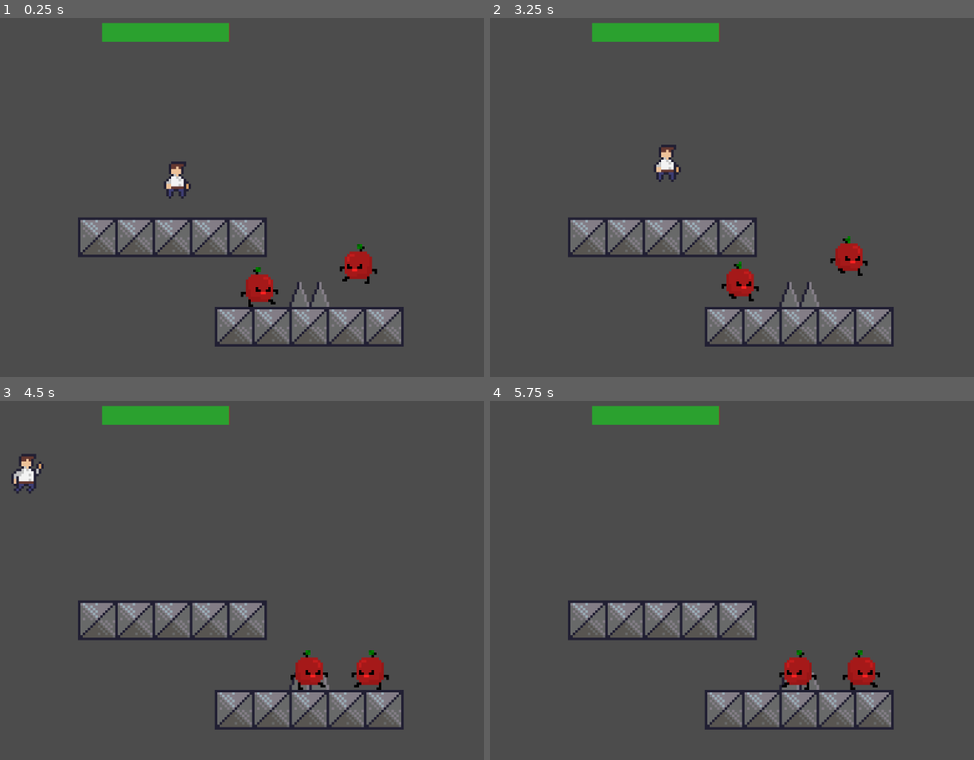
Above: before the commit, frames 1-4 (two rows, left to right).
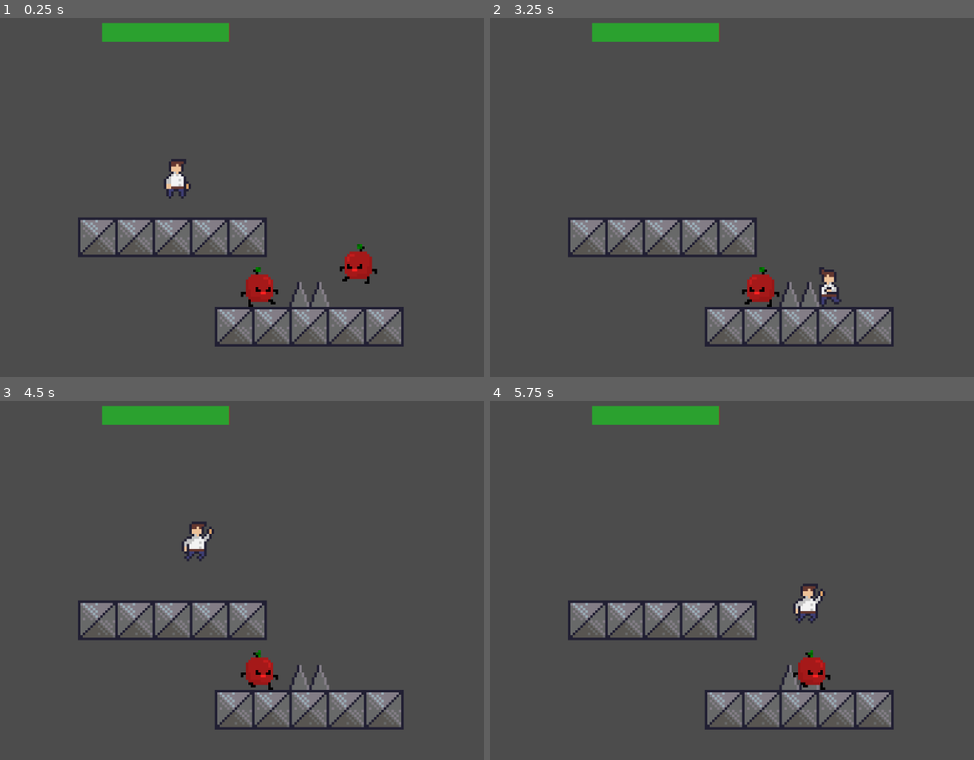
Above: after the commit, the same moments.

Repository: MichaelRRyan/godot-platformer-tutorial
Game: Godot game, scene res://Scenes/Gameplay.tscn
The game is run twice, just before and just after one commit, with the same random seed, the same clock (stepped at 60 frames per second) and the same inputs.
Inputs:
- Up to frame 1 (0.25 s): no input
- Up to frame 2 (3.25 s): hold Right (move_right) 0.53-2.03 s; tap Space (jump) at 0.6, 0.77, 1.07, 1.35, 1.52, 1.82, 2.1, 2.85, 3.02 s; hold Left (move_left) from 2.03 s (still down)
- Up to frame 3 (4.5 s): tap Space (jump) at 3.32, 3.6, 3.77, 4.07, 4.35 s; release Left (move_left) at 4.28 s; hold Right (move_right) from 4.28 s (still down)
- Up to frame 4 (5.75 s): keep holding Right (move_right); tap Space (jump) at 4.52, 4.82, 5.1 s

The runs differ from the first frame. In frame 1, 0.1% of the frame differs, in the area x 33-39%, y 39-46%; in frame 2, 2.0%; in frame 3, 2.3%, in the area x 2-81%, y 14-81%; in frame 4, 1.5%.

Commit message:
Added health and knockback

Diff:
--- a/Scenes/Gameplay.tscn
+++ b/Scenes/Gameplay.tscn
@@ -1,10 +1,11 @@
-[gd_scene load_steps=8 format=2]
+[gd_scene load_steps=9 format=2]
 
 [ext_resource path="res://Scenes/Player.tscn" type="PackedScene" id=1]
 [ext_resource path="res://Scenes/Platform.tscn" type="PackedScene" id=2]
 [ext_resource path="res://Scenes/Spike.tscn" type="PackedScene" id=3]
 [ext_resource path="res://scripts/Gameplay.gd" type="Script" id=4]
 [ext_resource path="res://Scenes/Enemy.tscn" type="PackedScene" id=5]
+[ext_resource path="res://scripts/HealthBar.gd" type="Script" id=6]
 
 [sub_resource type="StyleBoxFlat" id=1]
 bg_color = Color( 0.172549, 0.635294, 0.188235, 1 )
@@ -49,7 +50,9 @@
 custom_colors/font_color = Color( 0, 0, 0, 0 )
 max_value = 1.0
 value = 1.0
+script = ExtResource( 6 )
 __meta__ = {
 "_edit_use_anchors_": false
 }
+[connection signal="damage_taken" from="Player" to="CanvasLayer/HealthBar" method="_on_Player_damage_taken"]
 [connection signal="died" from="Player" to="." method="_on_Player_died"]
--- a/Scenes/Player.tscn
+++ b/Scenes/Player.tscn
@@ -13,19 +13,19 @@
 
 [sub_resource type="AtlasTexture" id=3]
 atlas = ExtResource( 1 )
-region = Rect2( 64, 0, 16, 16 )
+region = Rect2( 32, 0, 16, 16 )
 
 [sub_resource type="AtlasTexture" id=4]
 atlas = ExtResource( 1 )
-region = Rect2( 80, 0, 16, 16 )
+region = Rect2( 48, 16, 16, 16 )
 
 [sub_resource type="AtlasTexture" id=5]
 atlas = ExtResource( 1 )
-region = Rect2( 32, 0, 16, 16 )
+region = Rect2( 64, 0, 16, 16 )
 
 [sub_resource type="AtlasTexture" id=6]
 atlas = ExtResource( 1 )
-region = Rect2( 48, 16, 16, 16 )
+region = Rect2( 80, 0, 16, 16 )
 
 [sub_resource type="SpriteFrames" id=7]
 animations = [ {
@@ -36,13 +36,13 @@
 }, {
 "frames": [ SubResource( 3 ), SubResource( 4 ) ],
 "loop": true,
-"name": "jumping",
-"speed": 2.0
+"name": "running",
+"speed": 6.0
 }, {
 "frames": [ SubResource( 5 ), SubResource( 6 ) ],
 "loop": true,
-"name": "running",
-"speed": 6.0
+"name": "jumping",
+"speed": 2.0
 } ]
 
 [sub_resource type="RectangleShape2D" id=8]
@@ -64,10 +64,13 @@
 [node name="AnimatedSprite" type="AnimatedSprite" parent="."]
 frames = SubResource( 7 )
 animation = "idle"
-frame = 1
 playing = true
 
 [node name="CollisionShape2D" type="CollisionShape2D" parent="."]
 visible = false
 position = Vector2( -1, 0 )
 shape = SubResource( 8 )
+
+[node name="DamageCooldown" type="Timer" parent="."]
+wait_time = 0.5
+one_shot = true
--- a/scripts/Enemy.gd
+++ b/scripts/Enemy.gd
@@ -34,7 +34,10 @@
 
 func _on_AttackArea_body_entered(body):
 	if body.is_in_group("player"):
-		body.take_damage()
+		var direction = (body.position - position).normalized()
+		var knockback = Vector2(direction.x * 50, -50)
+
+		body.take_damage(knockback)
 
 
 func _on_DamageArea_body_entered(body):
--- a/scripts/Gameplay.gd
+++ b/scripts/Gameplay.gd
@@ -2,4 +2,5 @@
 
 
 func _on_Player_died():
-	get_tree().change_scene("res://Scenes/Gameplay.tscn")
+	if get_tree().change_scene("res://Scenes/Gameplay.tscn") != OK:
+		print("Error reloading scene")
--- /dev/null
+++ b/scripts/HealthBar.gd
@@ -0,0 +1,6 @@
+extends ProgressBar
+
+
+
+func _on_Player_damage_taken(health_percent):
+	value = health_percent
--- a/scripts/Player.gd
+++ b/scripts/Player.gd
@@ -1,6 +1,7 @@
 extends KinematicBody2D
 
 signal died
+signal damage_taken
 
 # -- Variables --
 
@@ -9,8 +10,14 @@
 export var max_speed : float = 50
 export var acceleration : float = 50
 export var deceleration : float = 50
+export var max_health : float = 4
 
 var velocity = Vector2()
+var health
+
+
+func _ready():
+	health = max_health
 
 
 func _physics_process(delta):
@@ -58,8 +65,20 @@
 	velocity = move_and_slide(velocity, Vector2(0.0, -1.0))
 
 
-func take_damage():
-	emit_signal("died")
+func take_damage(knockback):
+	if $DamageCooldown.time_left <= 0:
+		health -= 1
+
+		if health <= 0:
+			emit_signal("died")
+		else:
+			$DamageCooldown.start()
+			velocity = knockback
+			emit_signal("damage_taken", health / max_health)
+
+
+func is_falling():
+	return velocity.y > 0.0
 
 
 func bounce():
--- a/scripts/Spike.gd
+++ b/scripts/Spike.gd
@@ -2,5 +2,5 @@
 
 
 func _on_Spike_body_entered(body):
-	if body.is_in_group("player"):
-		body.take_damage()
+	if body.is_in_group("player") && body.is_falling():
+		body.take_damage(Vector2(0.0, -100.0))
